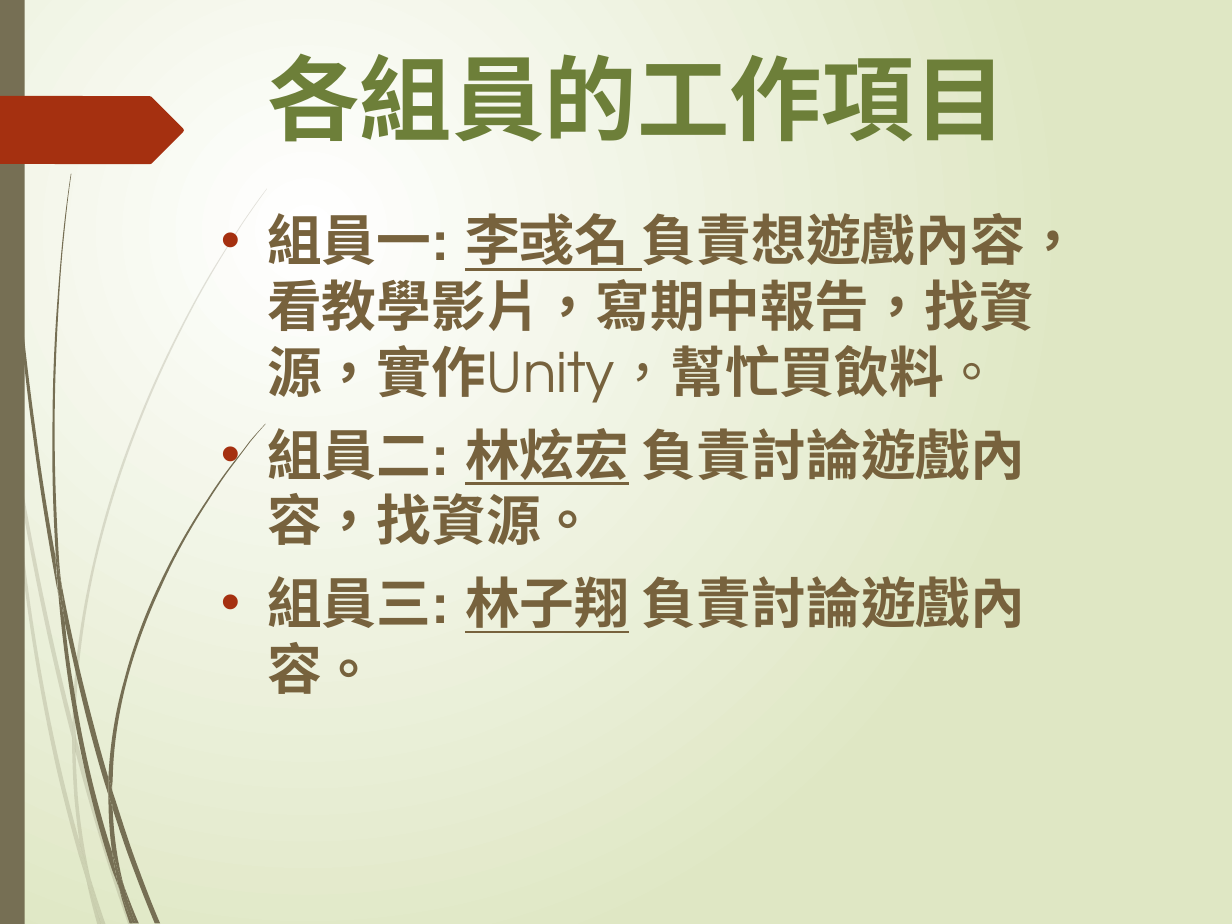
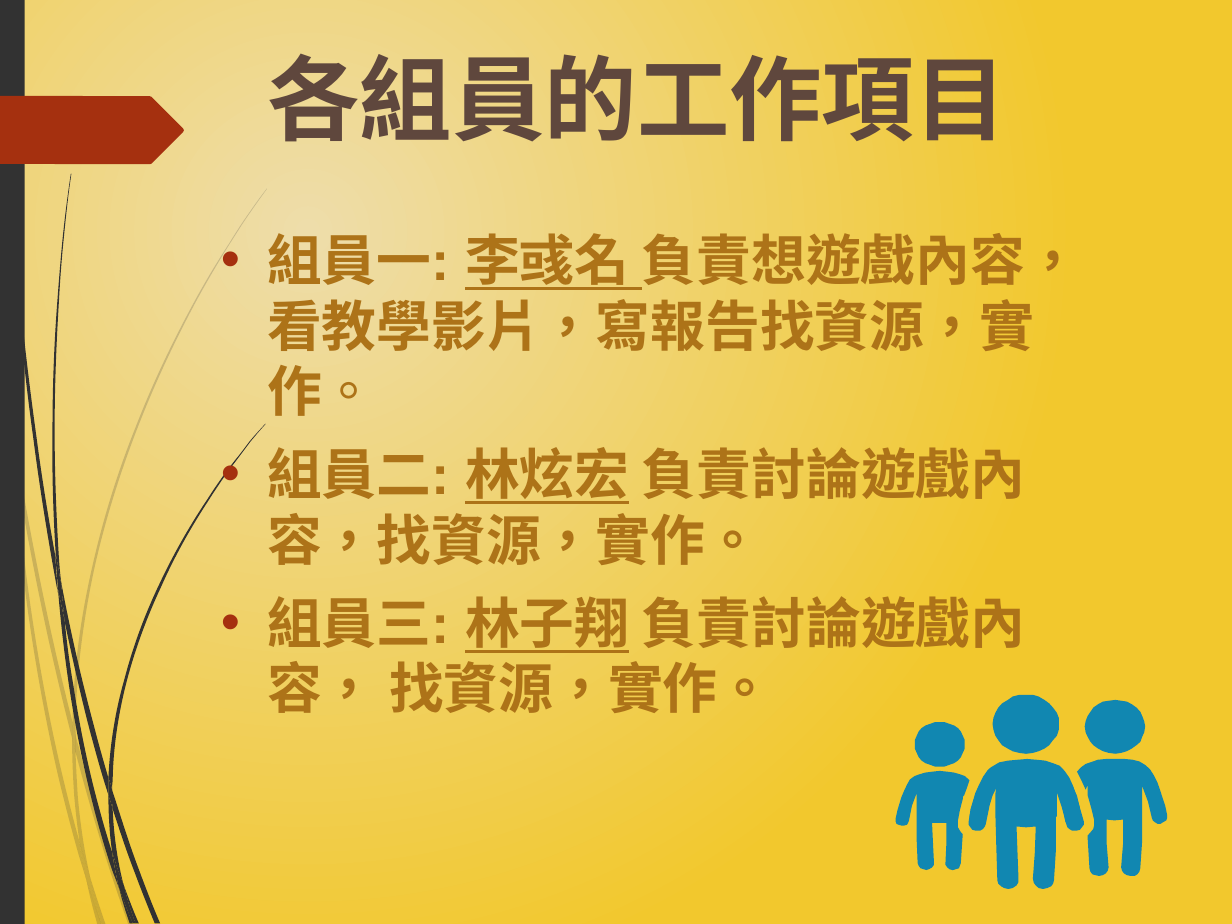
Before and after one commit to 4040E039/Musical, a slide deck: slide 5 of 專題製作報告.pptx. Drawn at 1232x924 pixels with LibreOffice and Linux fonts; fonts in the diff are those of the drawing. Boxes give left, top, right and bottom in pixels: in the first picture for what was removed or moved away, otherwise in the second. Text is boxed around its words. In the diff, an @@ line names an element or a change of style, - is before the commit and + after.

```diff
--- a/專題製作報告.pptx
+++ b/專題製作報告.pptx
@@ background gradient #FFFFFF to #DFE8C4 to gradient #EEDDAB to #F3C82D @@
@@ title "各組員的工作項目" at (x1=268, y1=39, x2=1007, y2=156): text colour #6D7F39 to #5F473E @@
@@ freeform shape at (x1=0, y1=96, x2=184, y2=165): fill #A53010 to #A5300F @@
@@ fill #766F54 to #323232 in 13 elements at (x1=2, y1=0, x2=58, y2=593), (x1=62, y1=582, x2=108, y2=795), (x1=112, y1=790, x2=160, y2=923), (x1=58, y1=588, x2=120, y2=890), (x1=123, y1=886, x2=138, y2=924), (x1=55, y1=553, x2=64, y2=622), (x1=108, y1=424, x2=266, y2=790), (x1=120, y1=890, x2=133, y2=924), (x1=108, y1=795, x2=123, y2=886), (x1=108, y1=777, x2=112, y2=808), (x1=112, y1=851, x2=136, y2=923), (x1=0, y1=0, x2=25, y2=924), (x1=52, y1=174, x2=71, y2=582) @@
@@ text at (x1=267, y1=224, x2=1080, y2=713): text changed; text colour #77623D to #AD7318 @@
-• 組員一: 李彧名 負責想遊戲內容，看教學影片，寫期中報告，找資源，實作Unity，幫忙買飲料。
-• 組員二: 林炫宏 負責討論遊戲內容，找資源。
-• 組員三: 林子翔 負責討論遊戲內容。
+• 組員一: 李彧名 負責想遊戲內容，看教學影片，寫報告找資源，實作。
+• 組員二: 林炫宏 負責討論遊戲內容，找資源，實作。
+• 組員三: 林子翔 負責討論遊戲內容， 找資源，實作。
@@ group added at (x1=896, y1=695, x2=1167, y2=888): 8 freeform shapes @@
@@ fill #766F54 at 20% opacity to #323232 at 20% opacity in 10 elements at (x1=0, y1=347, x2=10, y2=431), (x1=12, y1=425, x2=73, y2=738), (x1=75, y1=734, x2=132, y2=924), (x1=90, y1=876, x2=106, y2=924), (x1=10, y1=431, x2=86, y2=880), (x1=71, y1=738, x2=89, y2=876), (x1=73, y1=188, x2=267, y2=734), (x1=86, y1=880, x2=101, y2=924), (x1=71, y1=722, x2=75, y2=752), (x1=80, y1=841, x2=102, y2=924) @@
```
Also in this commit, not shown: 8 other slides changed, 1 slide added.
